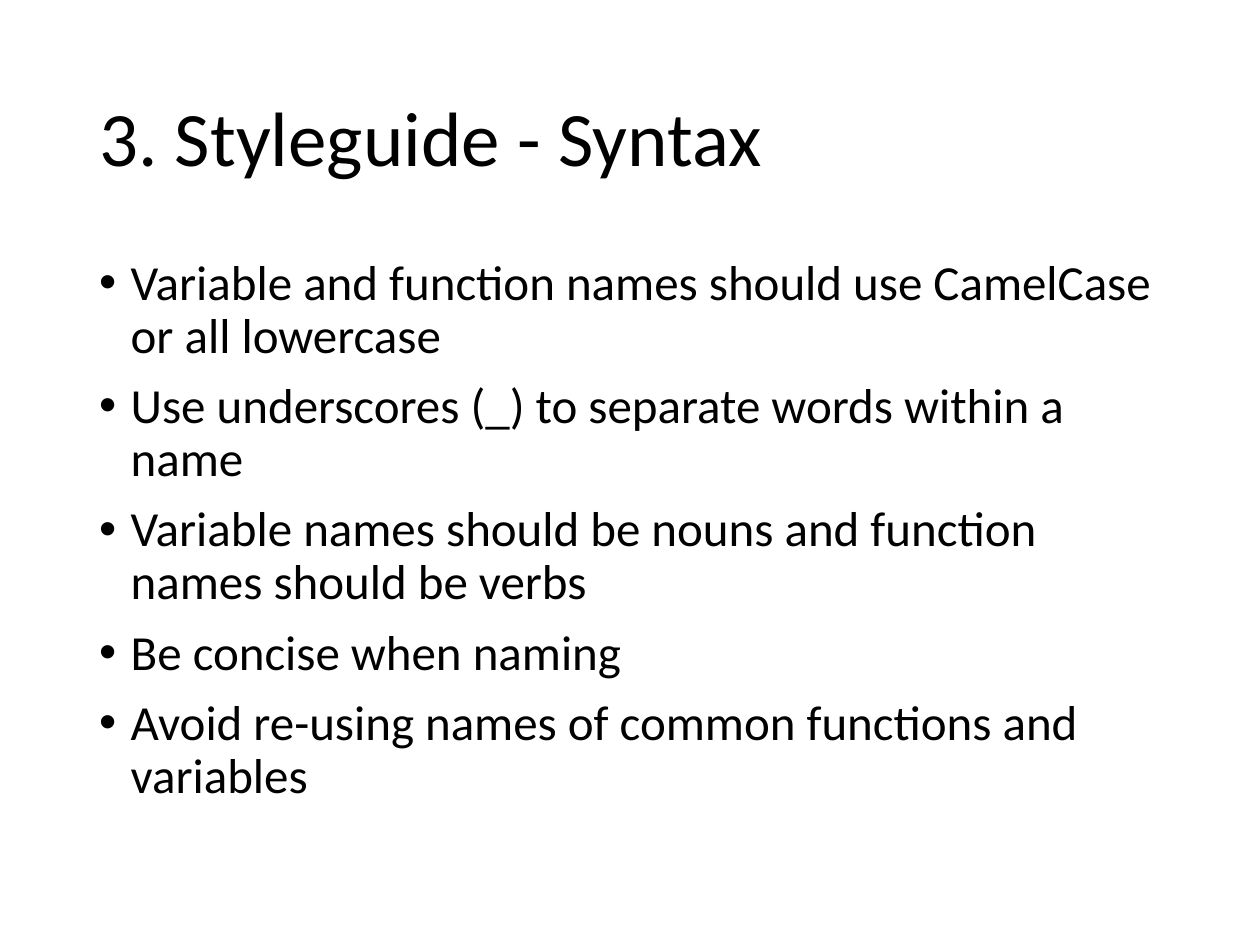
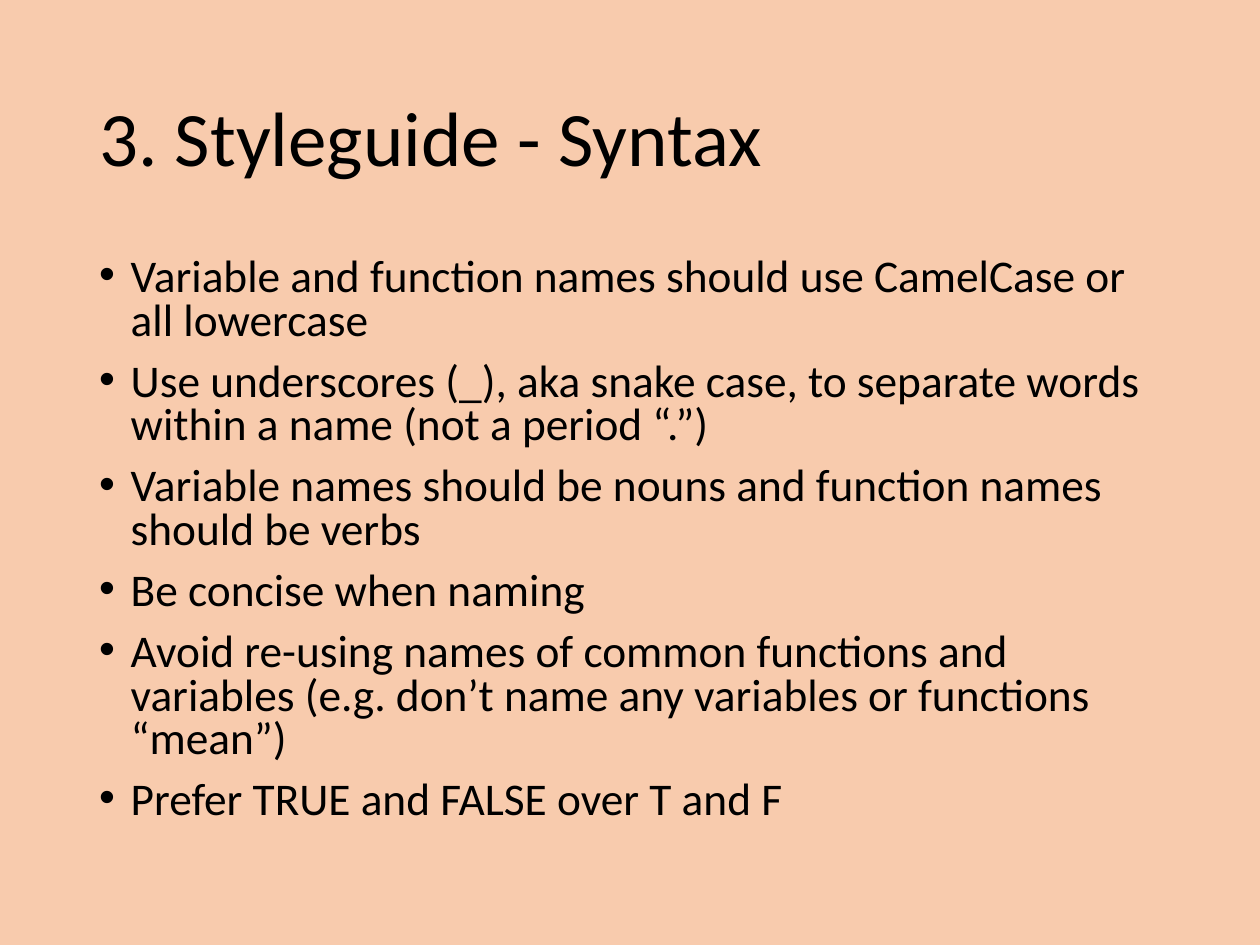
Before and after one commit to EEOB590A-Data-Science-in-R-Fall2021/CourseMaterials, a slide deck: slide 17 of 2. Data Management/Wk4 - Datasheets and Coding with Style.pptx (slide 12 before the commit). Drawn at 1260x945 pixels with LibreOffice and Linux fonts; fonts in the diff are those of the drawing. Boxes give left, top, right and bottom in pixels: in the first picture for what was removed or moved away, otherwise in the second. Text is boxed around its words. In the diff, an @@ line names an element or a change of style, - is before the commit and + after.

```diff
--- a/2. Data Management/Wk4 - Datasheets and Coding with Style.pptx
+++ b/2. Data Management/Wk4 - Datasheets and Coding with Style.pptx
@@ background #FFFFFF to #F8CBAD @@
@@ text at <box>131,260,1125,614</box>: size 28 to 25.9 pt in "Variable and function names should use CamelCase ...", "Variable names should be nouns and function ...", "Be concise when naming"; line spacing 0.9 to 0.8 @@
@@ text at <box>131,365,1139,448</box>: text changed; size 28 to 25.9 pt @@
-• Use underscores (_) to separate words within a name
+• Use underscores (_), aka snake case, to separate words within a name (not a period “.”)
@@ text at <box>131,635,1089,816</box>: text changed; size 28 to 25.9 pt @@
-• Avoid re-using names of common functions and variables
+• Avoid re-using names of common functions and variables (e.g. don’t name any variables or functions “mean”)
+• Prefer TRUE and FALSE over T and F
```
Also in this commit, not shown: 10 other slides changed, 7 slides added, 6 other files.
